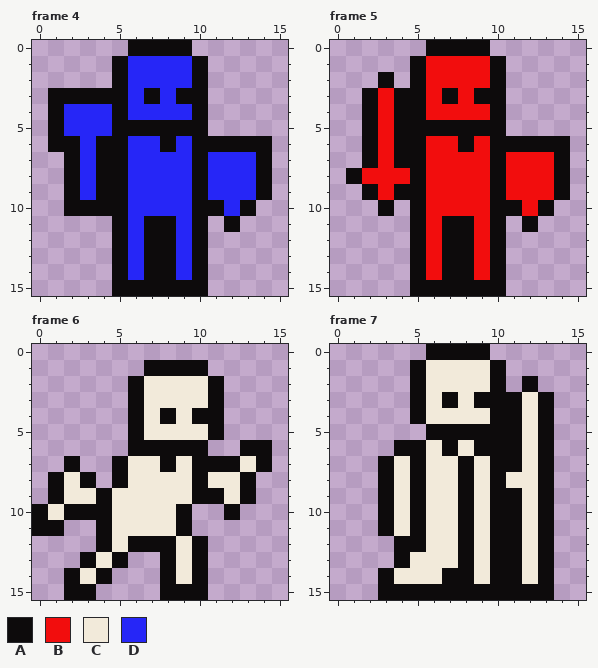
Pixel-art file -- MonoGameTest.Client/Content/entities.aseprite. That is the earlier state.
16x16 pixels, 8 frames. Shown: frame 4, frame 5, frame 6, frame 7. The commit also changed other frames, which this record leaves out.
Palette (. is transparent): A #0d0b0c  B #f20d0d  C #f2eada  D #2626f7
The result:
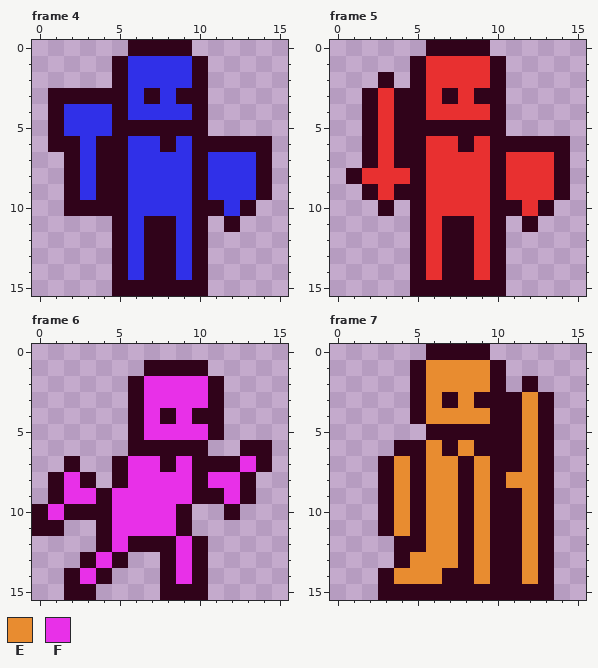
Colours new in this view: E #e88c30  F #e830e8
What changed:
colour A: #0d0b0c -> #30031a
colour B: #f20d0d -> #e83030
colour D: #2626f7 -> #3030e8
Frame 6:
y 2..3: x 7..10 CCCC -> FFFF
y 4: x 7 C -> F; x 9 C -> F
y 5: x 7..10 CCCC -> FFFF
y 7: x 6..7 CC -> FF; x 9 C -> F; x 13 C -> F
y 8: x 2 C -> F; x 6..9 CCCC -> FFFF; x 11..12 CC -> FF
y 9: x 2..3 CC -> FF; x 5..9 CCCCC -> FFFFF; x 12 C -> F
y 10: x 1 C -> F; x 5..8 CCCC -> FFFF
y 11: x 5..8 CCCC -> FFFF
y 12: x 5 C -> F; x 9 C -> F
y 13: x 4 C -> F; x 9 C -> F
y 14: x 3 C -> F; x 9 C -> F
Frame 7:
y 1..2: x 6..9 CCCC -> EEEE
y 3: x 6 C -> E; x 8 C -> E; x 12 C -> E
y 4: x 6..9 CCCC -> EEEE; x 12 C -> E
y 5: x 12 C -> E
y 6: x 6 C -> E; x 8 C -> E; x 12 C -> E
y 7: x 4 C -> E; x 6..7 CC -> EE; x 9 C -> E; x 12 C -> E
y 8: x 4 C -> E; x 6..7 CC -> EE; x 9 C -> E; x 11..12 CC -> EE
y 9..11: x 4 C -> E; x 6..7 CC -> EE; x 9 C -> E; x 12 C -> E
y 12: x 6..7 CC -> EE; x 9 C -> E; x 12 C -> E
y 13: x 5..7 CCC -> EEE; x 9 C -> E; x 12 C -> E
y 14: x 4..6 CCC -> EEE; x 9 C -> E; x 12 C -> E
Changed places in both pictures, as pixel boxes (x1, y1, x2, y2):
changed: (48, 40, 272, 296)
changed: (346, 40, 570, 296)
changed: (32, 360, 272, 600)
changed: (378, 344, 554, 600)
